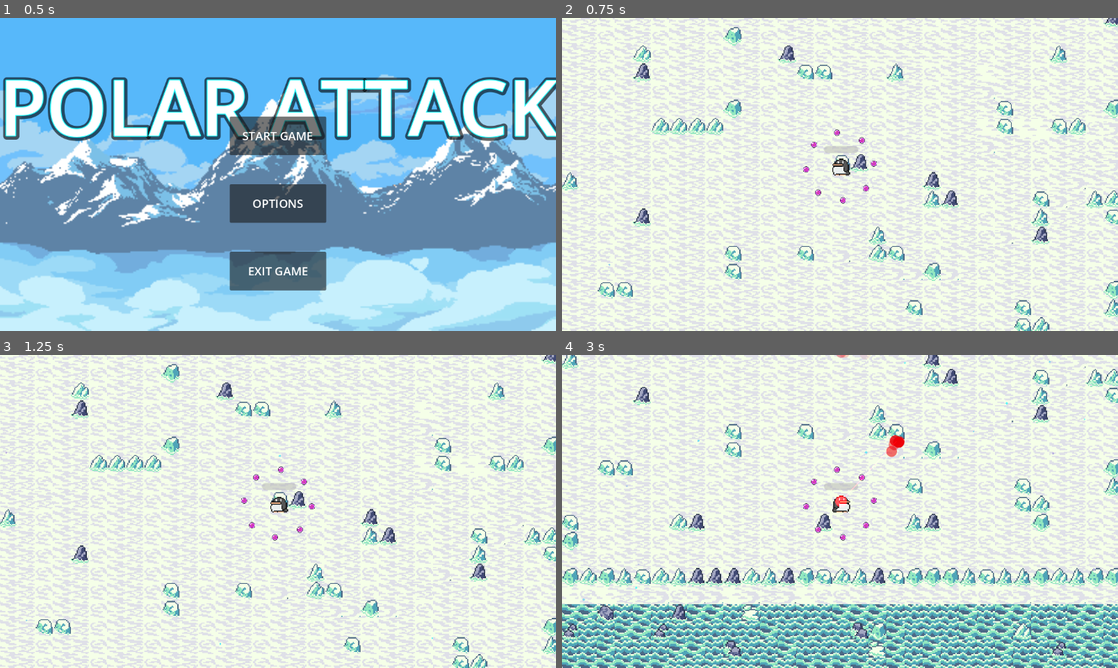
Above: before the commit, frames 1-4 (two rows, left to right).
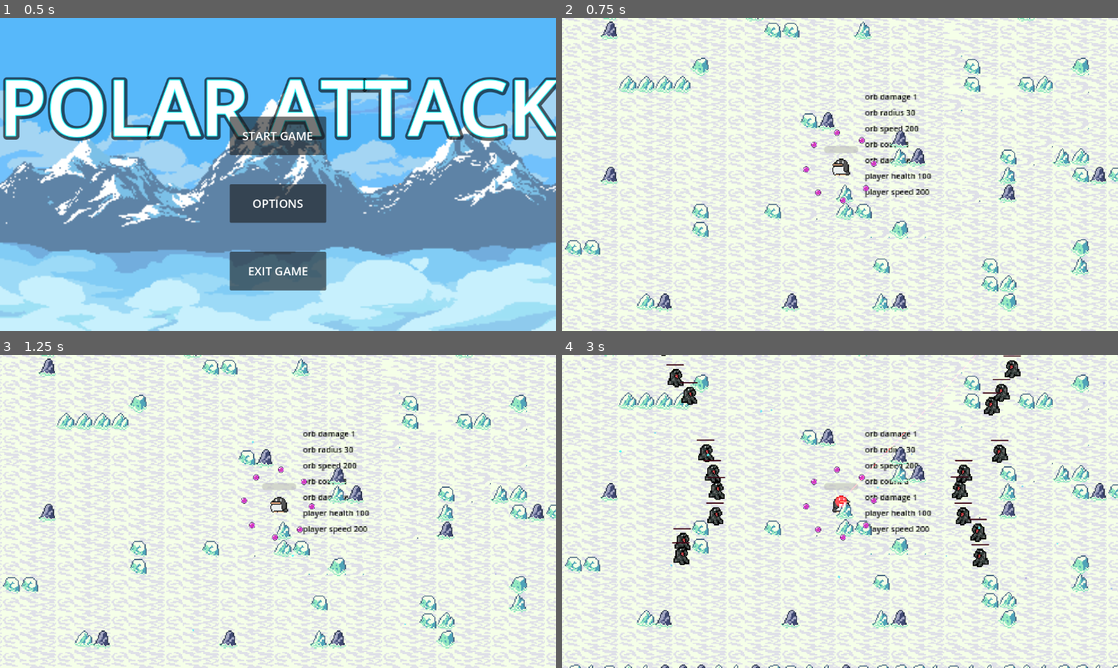
Above: after the commit, the same moments.

Repository: fossaplex/PolarAttack
Game: Godot game, scene res://Scenes/MainMenu/main_menu.tscn
Same seed, same stepped clock (60 frames per second), same inputs: the game is played once before the commit and once after it.
Inputs (mouse positions are in pixels of both pictures, inside the frame that each line leads up to):
- Up to frame 1 (0.5 s): no input
- Up to frame 2 (0.75 s): click "START GAME" at 0.5 s
- Up to frame 3 (1.25 s): no input
- Up to frame 4 (3 s): tap Enter at 1.25 s; move the mouse to (962, 495) at 1.27 s; press the mouse at (962, 495) at 1.28 s; hold D (move_right) 1.28-2.03 s; move the mouse to (728, 527) at 2.02 s; release the mouse at (728, 527) at 2.03 s; hold S (move_down) 2.03-2.78 s; right-click (728, 527) at 2.1 s; move the mouse to (895, 442) at 2.77 s; press the mouse at (895, 442) at 2.78 s; hold D (move_right) from 2.78 s (still down)

Frame 1 is identical in both runs. In frame 2, 40% of the frame differs, in the area x 0-100%, y 0-100%; in frame 3, 40%; in frame 4, 58%.

Commit message:
FSM

Diff:
--- a/Scenes/Beam/beam.gd
+++ b/Scenes/Beam/beam.gd
@@ -6,6 +6,7 @@
 @onready var beam = $Beam
 @onready var end = $End
 @onready var raycast: RayCast2D = $RayCast2D
+@onready var attackable = $Attackable
 
 func _physics_process(delta: float):
 	var mouse_position = get_local_mouse_position()
--- a/Scenes/Enemies/Enemy 1/Seal.tscn
+++ b/Scenes/Enemies/Enemy 1/Seal.tscn
@@ -136,7 +136,8 @@
 value = 100.0
 texture_under = ExtResource("3_x3gn2")
 texture_progress = ExtResource("4_ftjl7")
-progress_color = Color(0, 1, 1, 1)
+tint_under = Color(0.454902, 0, 0.317647, 1)
+tint_over = Color(0.996078, 0.819608, 0.882353, 1)
 metadata/_edit_use_anchors_ = true
 
 [node name="AnimationPlayer" type="AnimationPlayer" parent="."]
--- /dev/null
+++ b/Scenes/Enemies/Seal/Hitbox.gd
@@ -0,0 +1,23 @@
+extends CharacterHitbox
+
+var is_damaging := false
+var target : Character
+var total_duration = 5.0
+var elapsed_time = 0.0
+@onready var attackable := $Attackable as Attackable
+
+func _process(delta):
+	if is_damaging and target:
+	#if elapsed_time < total_duration:
+		#var damage_this_frame = damage * delta
+		attackable.deal_damange_delta(target, delta)
+		#elapsed_time += delta
+
+func _on_area_entered(area):
+	if area is CharacterHitbox:
+		is_damaging = true
+		target = area.character
+
+func _on_area_exited(area):
+	is_damaging = false
+	elapsed_time = 0.0
--- a/Scenes/Enemies/Seal/HitboxAttackable.gd
+++ b/Scenes/Enemies/Seal/HitboxAttackable.gd
@@ -11,12 +11,3 @@
 			var damage_this_frame = damage * delta
 			deal_damange_delta(character, delta)
 			elapsed_time += delta
-
-func _on_hitbox_area_entered(area: Area2D) -> void:
-	is_damaging = true
-	if area is CharacterHitbox:
-		character = area.character
-
-func _on_hitbox_area_exited(area: Area2D) -> void:
-	is_damaging = false
-	elapsed_time = 0.0
--- a/Scenes/Enemies/Seal/Seal.gd
+++ b/Scenes/Enemies/Seal/Seal.gd
@@ -5,6 +5,13 @@
 @onready var wander_state := $FSM/WanderState as SealWanderState
 @onready var death_state := $FSM/DeathState as State
 @onready var concrete_fsm := fsm as FiniteStateMachine
+@onready var attackable = $Hitbox/Attackable
+
+@export var damage: float = 10:
+	set(value):
+		damage = value
+		if !is_node_ready(): return
+		attackable.damage = damage
 
 @export var target: Character = null:
 	set(value):
@@ -18,8 +25,14 @@
 func _ready():
 	super()
 	target = target
+	damage = damage
 
 func _set_health(value: int) -> void:
 	super(value)
 	if (concrete_fsm and health == 0):
 		concrete_fsm.transition_to(fsm.current_state, death_state)
+
+func _set_speed(value: int) -> void:
+	super(value)
+	if !is_node_ready(): return
+	walk_state.speed = speed
--- a/Scenes/Enemies/Seal/seal.tscn
+++ b/Scenes/Enemies/Seal/seal.tscn
@@ -6,8 +6,9 @@
 [ext_resource type="Script" path="res://Scenes/Enemies/Seal/WalkState.gd" id="4_tuxco"]
 [ext_resource type="Script" path="res://Scenes/Enemies/Seal/AttackState.gd" id="5_h17m1"]
 [ext_resource type="Script" path="res://Scenes/Enemies/Seal/DeathState.gd" id="6_x1viu"]
+[ext_resource type="Script" path="res://Scenes/Enemies/Seal/Hitbox.gd" id="7_jtobf"]
 [ext_resource type="Script" path="res://Scenes/Enemies/Seal/HitboxAttackable.gd" id="8_7ojd3"]
-[ext_resource type="Script" path="res://Scripts/CharacterHitbox.gd" id="10_4uh5q"]
+[ext_resource type="Texture2D" uid="uid://d4cc3eyopu7vx" path="res://Graphics/Spritesheets/HUD UI/ProgressBarProgress_1.png" id="11_6ks4b"]
 
 [sub_resource type="Animation" id="Animation_ity1r"]
 length = 0.001
@@ -102,14 +103,15 @@
 radius = 9.0
 height = 18.0
 
-[node name="Seal" type="CharacterBody2D" node_paths=PackedStringArray("progress_bar", "fsm")]
+[node name="Seal" type="CharacterBody2D" node_paths=PackedStringArray("texture_progress_bar", "fsm")]
 z_index = 1
 y_sort_enabled = true
-position = Vector2(-1, -6)
+position = Vector2(-1, -5)
 collision_layer = 64
-collision_mask = 84
+collision_mask = 208
 script = ExtResource("1_lo2th")
-progress_bar = NodePath("ProgressBar")
+speed = 100
+texture_progress_bar = NodePath("TextureProgressBar")
 fsm = NodePath("FSM")
 
 [node name="Sprite2D" type="Sprite2D" parent="."]
@@ -131,7 +133,6 @@
 
 [node name="FSM" type="Node" parent="." node_paths=PackedStringArray("initial_state")]
 script = ExtResource("3_s2wuv")
-attack_distance = null
 initial_state = NodePath("WalkState")
 
 [node name="WalkState" type="Node" parent="FSM"]
@@ -150,7 +151,7 @@
 
 [node name="Hitbox" type="Area2D" parent="." node_paths=PackedStringArray("character") groups=["enemy_hitbox"]]
 collision_layer = 32
-script = ExtResource("10_4uh5q")
+script = ExtResource("7_jtobf")
 character = NodePath("..")
 
 [node name="CollisionShape2D" type="CollisionShape2D" parent="Hitbox"]
@@ -160,18 +161,18 @@
 
 [node name="Attackable" type="Node" parent="Hitbox"]
 script = ExtResource("8_7ojd3")
-damage = 19
 
-[node name="ProgressBar" type="ProgressBar" parent="."]
-z_index = 2
-offset_left = -14.0
-offset_top = -19.0
-offset_right = 16.0
-offset_bottom = -13.0
+[node name="TextureProgressBar" type="TextureProgressBar" parent="."]
+offset_left = -8.0
+offset_top = -13.0
+offset_right = 56.0
+offset_bottom = 27.0
+scale = Vector2(0.27, 0.27)
+min_value = 1.0
 value = 100.0
-show_percentage = false
-metadata/_edit_use_anchors_ = true
+texture_progress = ExtResource("11_6ks4b")
+tint_progress = Color(0.878431, 0.0235294, 0.0862745, 1)
 
 [connection signal="timeout" from="FSM/WanderState/Timer" to="FSM/WanderState" method="_on_timer_timeout"]
-[connection signal="area_entered" from="Hitbox" to="Hitbox/Attackable" method="_on_hitbox_area_entered"]
-[connection signal="area_exited" from="Hitbox" to="Hitbox/Attackable" method="_on_hitbox_area_exited"]
+[connection signal="area_entered" from="Hitbox" to="Hitbox" method="_on_area_entered"]
+[connection signal="area_exited" from="Hitbox" to="Hitbox" method="_on_area_exited"]
--- a/Scenes/Levels/EnemySpawner.gd
+++ b/Scenes/Levels/EnemySpawner.gd
@@ -5,7 +5,6 @@
 var markers: Array[Marker2D] = []
 @onready var spawn_points = $SpawnPoints
 @onready var player = $"../Player"
-@onready var seals = $"../Seals"
 
 func _ready():
 	for spawn_point in spawn_points.get_children():
@@ -16,12 +15,13 @@
 	for spawn_point in spawn_points.get_children():
 		var seal := seal_scenes.instantiate()
 		seal.target = player
-		seal.global_position = spawn_point.global_position
-		seals.add_child(seal)
+		seal.damage = 1
+		spawn_point.add_child(seal)
 
 
 func _on_player_is_dead():
 	stop()
-	for seal in seals.get_children():
-		if seal is Seal:
-			seal.target = null
+	for spawn_point in spawn_points.get_children():
+		for seal in spawn_point.get_children():
+			if seal is Seal:
+				seal.target = null
--- a/Scenes/Levels/Level.tscn
+++ b/Scenes/Levels/Level.tscn
@@ -33,12 +33,13 @@
 [node name="Level" type="Node2D"]
 process_mode = 3
 y_sort_enabled = true
-position = Vector2(665, 468)
+position = Vector2(495, 338)
 script = ExtResource("1_mxhe7")
 
 [node name="TileMap" parent="." instance=ExtResource("2_gs7rd")]
 process_mode = 1
 texture_filter = 1
+position = Vector2(-5, -25)
 layer_2/tile_data = PackedInt32Array()
 
 [node name="BackgroundMusic" type="AudioStreamPlayer" parent="."]
@@ -88,12 +89,14 @@
 [node name="Collectable_manager" parent="Manager_Container" instance=ExtResource("11_b0gdw")]
 
 [node name="EnemySpawner2" type="Timer" parent="."]
-wait_time = 10.0
+process_mode = 1
+wait_time = 0.071
+one_shot = true
 autostart = true
 script = ExtResource("9_uw663")
 
 [node name="SpawnPoints" type="Node2D" parent="EnemySpawner2"]
-position = Vector2(228, 131)
+position = Vector2(58, 1)
 
 [node name="Marker2D" type="Marker2D" parent="EnemySpawner2/SpawnPoints"]
 position = Vector2(109, 123)
@@ -149,10 +152,11 @@
 [node name="Marker2D18" type="Marker2D" parent="EnemySpawner2/SpawnPoints"]
 position = Vector2(794, 514)
 
-[node name="Seals" type="Node" parent="."]
-
 [node name="Player" parent="." instance=ExtResource("9_cmjan")]
-position = Vector2(-9, 12)
+process_mode = 1
+position = Vector2(15, 24)
+orb_damage = 1.0
+beam_damage = 1.0
 
 [node name="Camera2D" type="Camera2D" parent="Player"]
 position = Vector2(0, 6)
--- a/Scenes/Map/map.tscn
+++ b/Scenes/Map/map.tscn
@@ -909,8 +909,8 @@
 [sub_resource type="TileSet" id="TileSet_8qbo0"]
 physics_layer_0/collision_layer = 4
 physics_layer_0/collision_mask = 0
-physics_layer_1/collision_layer = 2
-physics_layer_1/collision_mask = 2
+physics_layer_1/collision_layer = 128
+physics_layer_1/collision_mask = 66
 sources/0 = SubResource("TileSetAtlasSource_6pypk")
 sources/1 = SubResource("TileSetAtlasSource_cfpqt")
 
--- a/Scenes/Orb/Attackable.gd
+++ /dev/null
@@ -1,9 +0,0 @@
-extends Attackable
-
-const GROUPS = preload("res://Constants/Groups.gd")
-
-func _on_orb_area_entered(area: Area2D):
-	var groups = area.get_groups()
-	if area.is_in_group(GROUPS.ENEMY_HITBOX):
-		if area is CharacterHitbox:
-			deal_damange(area.character)
--- a/Scenes/Orb/Orb.gd
+++ b/Scenes/Orb/Orb.gd
@@ -1,3 +1,4 @@
+class_name Orb
 extends Area2D
 
 ## Orbiting parameters
@@ -35,9 +36,18 @@
 		#var random_pitch = base_pitch + randf_range(-pitch_variation_range, pitch_variation_range)
 		#$AudioStreamPlayer.pitch_scale = random_pitch
 		#$AudioStreamPlayer.play()
-var radius: float = 30
-var speed: float = 200
+
+const GROUPS = preload("res://Constants/Groups.gd")
+
+@export var radius: float = 30
+@export var speed: float = 200
 @export var angle_offset := 0.0
+@onready var attackable := $Attackable as Attackable
+@onready var audio_stream_player_2d := $AudioStreamPlayer2D as AudioStreamPlayer2D
+@onready var audio_stream_player := $AudioStreamPlayer as AudioStreamPlayer
+var pitch_variation_range = 0.3
+var base_pitch = 1.0
+
 var angle_degrees = 0
 
 func _process(delta: float):
@@ -48,3 +58,14 @@
 	var x = radius * cos(angle)
 	var y = radius * sin(angle)
 	position = Vector2(x, y)
+	audio_stream_player_2d.volume_db = linear_to_db(1)
+	audio_stream_player_2d.pitch_scale = 1.0  / radius
+
+func _on_area_entered(area: Area2D):
+	var groups = area.get_groups()
+	if area.is_in_group(GROUPS.ENEMY_HITBOX):
+		if area is CharacterHitbox:
+			attackable.deal_damange(area.character)
+			var random_pitch = base_pitch + randf_range(-pitch_variation_range, pitch_variation_range)
+			audio_stream_player.pitch_scale = random_pitch
+			audio_stream_player.play()
--- a/Scenes/Orb/Orb.tscn
+++ b/Scenes/Orb/Orb.tscn
@@ -3,7 +3,7 @@
 [ext_resource type="Script" path="res://Scenes/Orb/Orb.gd" id="1_4fapj"]
 [ext_resource type="Texture2D" uid="uid://e4hxlcuau0ik" path="res://Graphics/Spritesheets/Bullets/orb.jpg" id="2_8nhpt"]
 [ext_resource type="AudioStream" uid="uid://yn48i4i55pcx" path="res://Sounds/pop 3.wav" id="4_om6m4"]
-[ext_resource type="Script" path="res://Scenes/Orb/Attackable.gd" id="4_vcex3"]
+[ext_resource type="Script" path="res://Scripts/Attackable.gd" id="4_w1mxh"]
 
 [sub_resource type="CircleShape2D" id="CircleShape2D_kjkp5"]
 
@@ -37,8 +37,6 @@
 stream = ExtResource("4_om6m4")
 
 [node name="Attackable" type="Node" parent="."]
-script = ExtResource("4_vcex3")
-damage = 10
+script = ExtResource("4_w1mxh")
 
 [connection signal="area_entered" from="." to="." method="_on_area_entered"]
-[connection signal="area_entered" from="." to="Attackable" method="_on_orb_area_entered"]
--- a/Scenes/Player/Player.tscn
+++ b/Scenes/Player/Player.tscn
@@ -236,9 +236,5 @@
 [node name="Orb" parent="Node2D" instance=ExtResource("12_fk0ho")]
 
 [node name="Orb2" parent="Node2D" instance=ExtResource("12_fk0ho")]
-orbit_speed = 4.5
-orbit_angle = 220.0
 
 [node name="Orb3" parent="Node2D" instance=ExtResource("12_fk0ho")]
-orbit_speed = 3.6
-orbit_angle = 135.0
--- a/Scenes/Player/Player2/AttakState.gd
+++ b/Scenes/Player/Player2/AttakState.gd
@@ -21,7 +21,7 @@
 	var direction := laserBeam.raycast.target_position.direction_to(player.global_position).normalized()
 	sprite.flip_h = direction.x < 0
 
-func process_physics(_delta: float) -> void:
+func process_physics(delta: float) -> void:
 	var node := laserBeam.raycast.get_collider()
 	if node is CharacterHitbox:
-		attackable.deal_damange(node.character)
+		attackable.deal_damange_delta(node.character, delta)
--- a/Scenes/Player/Player2/Orbs.gd
+++ b/Scenes/Player/Player2/Orbs.gd
@@ -1,10 +1,21 @@
+class_name Orbs
 extends Node2D
 
 const orb_scenes = preload("res://Scenes/Orb/Orb.tscn")
 @export var count = 3
 @export var speed = 200
 
+@export var damage: float = 10:
+	set(value):
+		damage = value
+		if !is_node_ready(): return
+		for orb in get_children():
+			if orb is Orb:
+				var att = orb.attackable
+				orb.attackable.damage = damage
+
 func _ready():
+	damage = damage
 	for i in range(count):
 		var orb := orb_scenes.instantiate()
 		orb.angle_offset = i * (360 / count)
--- a/Scenes/Player/Player2/WalkState.gd
+++ b/Scenes/Player/Player2/WalkState.gd
@@ -1,3 +1,4 @@
+class_name PlayerWalkState
 extends State
 
 @export var animationPlayer: AnimationPlayer
@@ -5,12 +6,17 @@
 @export var idle_state: State
 @export var player: CharacterBody2D
 @export var speed: float
+@onready var sound_walk := $SoundWalk as AudioStreamPlayer
+@onready var timer := $Timer as Timer
 
 func enter() -> void:
+	sound_walk.play()
 	animationPlayer.play("walk")
+	timer.start()
 
 func exit() -> void:
-	pass
+	animationPlayer.stop()
+	timer.stop()
 
 func process_frame(delta: float) -> void:
 	var horizontal_direction := Input.get_axis("move_left", "move_right")
@@ -26,3 +32,7 @@
 
 func flip_sprite(horizontal_direction: float) -> void:
 	if horizontal_direction != 0: sprite.flip_h = horizontal_direction == 1
+
+
+func _on_timer_timeout():
+	sound_walk.play()
--- a/Scenes/Player/Player2/player.gd
+++ b/Scenes/Player/Player2/player.gd
@@ -1,13 +1,31 @@
+class_name Player
 extends Character
 
 @onready var sprite := $Sprite2D as Sprite2D
 @onready var animation_player := $AnimationPlayer as AnimationPlayer
-@onready var beam := $projectiles/Beam as Beam
+@onready var beam := $Projectiles/Beam as Beam
 @onready var death_state = $FSM/DeathState
-@onready var projectiles = $projectiles
+@onready var projectiles = $Projectiles
+@onready var beam_attackable := $Projectiles/Beam/Attackable as Attackable
+@onready var orbs = $Projectiles/Orbs
+@onready var walk_state := $FSM/WalkState as PlayerWalkState
+
+@export var orb_damage: float = 10:
+	set(value):
+		orb_damage = value
+		if !is_node_ready(): return
+		orbs.damage = orb_damage
+
+@export var beam_damage: float = 10:
+	set(value):
+		beam_damage = value
+		if !is_node_ready(): return
+		beam_attackable.damage = beam_damage
 
 func _ready():
 	super()
+	orb_damage = orb_damage
+	beam_damage = beam_damage
 	beam.visible = false
 	var material := sprite.material
 	if material is ShaderMaterial:
@@ -22,6 +40,11 @@
 		var concreate_fsm := fsm as FiniteStateMachine
 		concreate_fsm.transition_to(concreate_fsm.current_state, death_state)
 
+func _set_speed(value: int) -> void:
+	super(value)
+	if !is_node_ready(): return
+	walk_state.speed = speed
+
 signal is_dead
 
 func _on_death_state_is_dead():
--- a/Scenes/Player/Player2/player.tscn
+++ b/Scenes/Player/Player2/player.tscn
@@ -14,6 +14,8 @@
 [ext_resource type="Script" path="res://Scripts/CharacterHitbox.gd" id="10_20m7g"]
 [ext_resource type="Script" path="res://Scenes/Player/Player2/DeathState.gd" id="10_ei2o2"]
 [ext_resource type="Script" path="res://Scenes/Player/Player2/Orbs.gd" id="11_nrq0c"]
+[ext_resource type="AudioStream" uid="uid://cribpqi2ab5in" path="res://Sounds/step_1.mp3" id="13_0h3u2"]
+[ext_resource type="Script" path="res://Scenes/Player/Player2/player_debuf.gd" id="15_hvgfd"]
 
 [sub_resource type="CapsuleShape2D" id="CapsuleShape2D_hprcg"]
 radius = 8.0
@@ -87,6 +89,75 @@
 "transitions": PackedFloat32Array(1),
 "update": 0,
 "values": [1.0]
+}
+
+[sub_resource type="Animation" id="Animation_4pkjs"]
+resource_name = "death"
+length = 0.1
+loop_mode = 1
+tracks/0/type = "value"
+tracks/0/imported = false
+tracks/0/enabled = true
+tracks/0/path = NodePath("Sprite2D:texture")
+tracks/0/interp = 1
+tracks/0/loop_wrap = true
+tracks/0/keys = {
+"times": PackedFloat32Array(0),
+"transitions": PackedFloat32Array(1),
+"update": 1,
+"values": [ExtResource("5_os24a")]
+}
+tracks/1/type = "value"
+tracks/1/imported = false
+tracks/1/enabled = true
+tracks/1/path = NodePath("Sprite2D:hframes")
+tracks/1/interp = 1
+tracks/1/loop_wrap = true
+tracks/1/keys = {
+"times": PackedFloat32Array(0),
+"transitions": PackedFloat32Array(1),
+"update": 1,
+"values": [1]
+}
+tracks/2/type = "value"
+tracks/2/imported = false
+tracks/2/enabled = true
+tracks/2/path = NodePath("Sprite2D:vframes")
+tracks/2/interp = 1
+tracks/2/loop_wrap = true
+tracks/2/keys = {
+"times": PackedFloat32Array(0),
+"transitions": PackedFloat32Array(1),
+"update": 1,
+"values": [1]
+}
+tracks/3/type = "value"
+tracks/3/imported = false
+tracks/3/enabled = true
+tracks/3/path = NodePath("Sprite2D:frame")
+tracks/3/interp = 1
+tracks/3/loop_wrap = true
+tracks/3/keys = {
+"times": PackedFloat32Array(0),
+"transitions": PackedFloat32Array(1),
+"update": 1,
+"values": [0]
+}
+
+[sub_resource type="Animation" id="Animation_i7da8"]
+resource_name = "hit"
+length = 0.2
+tracks/0/type = "value"
+tracks/0/imported = false
+tracks/0/enabled = true
+tracks/0/path = NodePath("Sprite2D:material:shader_parameter/hit_opacity")
+tracks/0/interp = 1
+tracks/0/loop_wrap = true
+tracks/0/keys = {
+"times": PackedFloat32Array(0, 0.1),
+"transitions": PackedFloat32Array(1, 1),
+"update": 0,
+"values": [1.0, 0.0]
 }
 
 [sub_resource type="Animation" id="Animation_i6h01"]
@@ -195,75 +266,6 @@
 "values": [0, 1, 2, 3, 4, 5]
 }
 
-[sub_resource type="Animation" id="Animation_i7da8"]
-resource_name = "hit"
-length = 0.2
-tracks/0/type = "value"
-tracks/0/imported = false
-tracks/0/enabled = true
-tracks/0/path = NodePath("Sprite2D:material:shader_parameter/hit_opacity")
-tracks/0/interp = 1
-tracks/0/loop_wrap = true
-tracks/0/keys = {
-"times": PackedFloat32Array(0, 0.1),
-"transitions": PackedFloat32Array(1, 1),
-"update": 0,
-"values": [1.0, 0.0]
-}
-
-[sub_resource type="Animation" id="Animation_4pkjs"]
-resource_name = "death"
-length = 0.1
-loop_mode = 1
-tracks/0/type = "value"
-tracks/0/imported = false
-tracks/0/enabled = true
-tracks/0/path = NodePath("Sprite2D:texture")
-tracks/0/interp = 1
-tracks/0/loop_wrap = true
-tracks/0/keys = {
-"times": PackedFloat32Array(0),
-"transitions": PackedFloat32Array(1),
-"update": 1,
-"values": [ExtResource("5_os24a")]
-}
-tracks/1/type = "value"
-tracks/1/imported = false
-tracks/1/enabled = true
-tracks/1/path = NodePath("Sprite2D:hframes")
-tracks/1/interp = 1
-tracks/1/loop_wrap = true
-tracks/1/keys = {
-"times": PackedFloat32Array(0),
-"transitions": PackedFloat32Array(1),
-"update": 1,
-"values": [1]
-}
-tracks/2/type = "value"
-tracks/2/imported = false
-tracks/2/enabled = true
-tracks/2/path = NodePath("Sprite2D:vframes")
-tracks/2/interp = 1
-tracks/2/loop_wrap = true
-tracks/2/keys = {
-"times": PackedFloat32Array(0),
-"transitions": PackedFloat32Array(1),
-"update": 1,
-"values": [1]
-}
-tracks/3/type = "value"
-tracks/3/imported = false
-tracks/3/enabled = true
-tracks/3/path = NodePath("Sprite2D:frame")
-tracks/3/interp = 1
-tracks/3/loop_wrap = true
-tracks/3/keys = {
-"times": PackedFloat32Array(0),
-"transitions": PackedFloat32Array(1),
-"update": 1,
-"values": [0]
-}
-
 [sub_resource type="AnimationLibrary" id="AnimationLibrary_crfqv"]
 _data = {
 "RESET": SubResource("Animation_4jrmu"),
@@ -276,9 +278,9 @@
 [node name="Player" type="CharacterBody2D" node_paths=PackedStringArray("progress_bar", "fsm")]
 z_index = 1
 y_sort_enabled = true
-position = Vector2(0, -6)
+position = Vector2(0, -5)
 collision_layer = 2
-collision_mask = 2
+collision_mask = 130
 script = ExtResource("1_x30hu")
 progress_bar = NodePath("ProgressBar")
 fsm = NodePath("FSM")
@@ -309,17 +311,16 @@
 "": SubResource("AnimationLibrary_crfqv")
 }
 
-[node name="projectiles" type="Node2D" parent="."]
-
-[node name="Beam" parent="projectiles" instance=ExtResource("8_qngc4")]
+[node name="Projectiles" type="Node2D" parent="."]
+
+[node name="Beam" parent="Projectiles" instance=ExtResource("8_qngc4")]
 z_index = 2
 position = Vector2(1, -3)
 
-[node name="Attackable" type="Node" parent="projectiles/Beam"]
+[node name="Attackable" type="Node" parent="Projectiles/Beam"]
 script = ExtResource("9_ettdl")
-damage = 10
-
-[node name="Orbs" type="Node2D" parent="projectiles"]
+
+[node name="Orbs" type="Node2D" parent="Projectiles"]
 position = Vector2(0, -2)
 script = ExtResource("11_nrq0c")
 count = 8
@@ -342,10 +343,18 @@
 player = NodePath("../..")
 speed = 200.0
 
+[node name="SoundWalk" type="AudioStreamPlayer" parent="FSM/WalkState"]
+stream = ExtResource("13_0h3u2")
+volume_db = 4.587
+pitch_scale = 1.22
+
+[node name="Timer" type="Timer" parent="FSM/WalkState"]
+wait_time = 0.21
+
 [node name="AttackState" type="Node" parent="FSM" node_paths=PackedStringArray("laserBeam", "attackable", "animationPlayer", "sprite", "player")]
 script = ExtResource("7_becx5")
-laserBeam = NodePath("../../projectiles/Beam")
-attackable = NodePath("../../projectiles/Beam/Attackable")
+laserBeam = NodePath("../../Projectiles/Beam")
+attackable = NodePath("../../Projectiles/Beam/Attackable")
 animationPlayer = NodePath("../../AnimationPlayer")
 sprite = NodePath("../../Sprite2D")
 player = NodePath("../..")
@@ -366,4 +375,17 @@
 show_percentage = false
 metadata/_edit_use_anchors_ = true
 
+[node name="Label" type="Label" parent="."]
+texture_filter = 1
+offset_left = 22.0
+offset_top = -68.0
+offset_right = 190.0
+offset_bottom = -40.0
+theme_override_colors/font_color = Color(0, 0, 0, 1)
+theme_override_font_sizes/font_size = 7
+text = "sadsadsdsadsdas"
+script = ExtResource("15_hvgfd")
+metadata/_edit_use_anchors_ = true
+
+[connection signal="timeout" from="FSM/WalkState/Timer" to="FSM/WalkState" method="_on_timer_timeout"]
 [connection signal="is_dead" from="FSM/DeathState" to="." method="_on_death_state_is_dead"]
--- /dev/null
+++ b/Scenes/Player/Player2/player_debuf.gd
@@ -0,0 +1,17 @@
+extends Label
+@onready var player := $".." as Player
+
+func _process(delta):
+	text = ""
+	var orbs = player.orbs
+	if orbs != null:
+		var orb = orbs.get_child(0)
+		if orb is Orb:
+			text += str("orb damage ", orb.attackable.damage, "\n")
+			text += str("orb radius ", orb.radius, "\n")
+			text += str("orb speed ", orb.speed, "\n")
+		text += str("orb count ", player.orbs.get_child_count(), "\n")
+		text += str("orb damage ", player.beam.attackable.damage, "\n")
+
+	text += str("player health ", player.health, "\n")
+	text += str("player speed ", player.walk_state.speed, "\n")
--- a/Scripts/Attackable.gd
+++ b/Scripts/Attackable.gd
@@ -1,7 +1,7 @@
 class_name Attackable
 extends Node
 
-@export var damage: int
+@export var damage: float
 
 func deal_damange(charachter: Character) -> void:
 	charachter.health = max(0 , charachter.health - damage)
--- a/Scripts/Character.gd
+++ b/Scripts/Character.gd
@@ -1,19 +1,24 @@
 class_name Character
 extends CharacterBody2D
 
-@export var total_health: int = 100 : set = _set_total_health, get = _get_total_health
-@export var health: int = 100 : set = _set_health, get = _get_health
+@export var total_health: int = 100 : set = _set_total_health
+@export var health: int = 100 : set = _set_health
+@export var speed: int = 200 : set = _set_speed
 @export var progress_bar: ProgressBar
+@export var texture_progress_bar: TextureProgressBar
 @export var fsm :State
 
 func _ready():
 	total_health = total_health
 	health = health
+	speed = speed
 
 func _set_health(value: int) -> void:
 	health = value
 	if progress_bar:
 		progress_bar.value = health
+	if texture_progress_bar:
+		texture_progress_bar.value = health
 
 func _get_health() -> int:
 	return health
@@ -22,9 +27,14 @@
 	total_health = value
 	if progress_bar:
 		progress_bar.max_value = total_health
+	if texture_progress_bar:
+		texture_progress_bar.max_value = total_health
 
 func _get_total_health() -> int:
 	return total_health
+
+func _set_speed(value: int) -> void:
+	speed = value
 
 func _process(delta):
 	if fsm: fsm.process_frame(delta)
--- a/Scripts/FiniteStateMachine.gd
+++ b/Scripts/FiniteStateMachine.gd
@@ -16,23 +16,6 @@
 	if initial_state:
 		current_state = initial_state
 		initial_state.enter()
-
-#Call the current states update function continuosly
-
-
-#region State Management
-#Use force_change_state cautiously, it immediately switches to a state regardless of any transitions.
-#This is used to force us into a 'death state' when killed
-#func force_transition_to(new_state : State) -> void:
-	#
-	##NOTE Calling exit like so: (current_state.Exit()) may cause warnings when flushing queries, like when the enemy is being removed after death.
-	##call_deferred is safe and prevents this from occuring. We get the Exit function from the state as a callable and then call it in a thread-safe manner
-	#
-	#var exit_callable := Callable(current_state, "Exit")
-	#exit_callable.call_deferred()
-	#
-	#current_state = new_state
-	#current_state.Enter()
 
 func transition_to(source_state: State, destination_state : State) -> void:
 	if source_state and source_state != current_state:
--- a/project.godot
+++ b/project.godot
@@ -88,3 +88,4 @@
 2d_physics/layer_5="items"
 2d_physics/layer_6="enemy hitbox"
 2d_physics/layer_7="enemy walk"
+2d_physics/layer_8="wall walk"
Not shown: 1 places in Scenes/Enemies/Seal/seal.tscn that only renumber resources
Not shown: 1 places in Scenes/Player/Player2/player.tscn that only renumber resources
